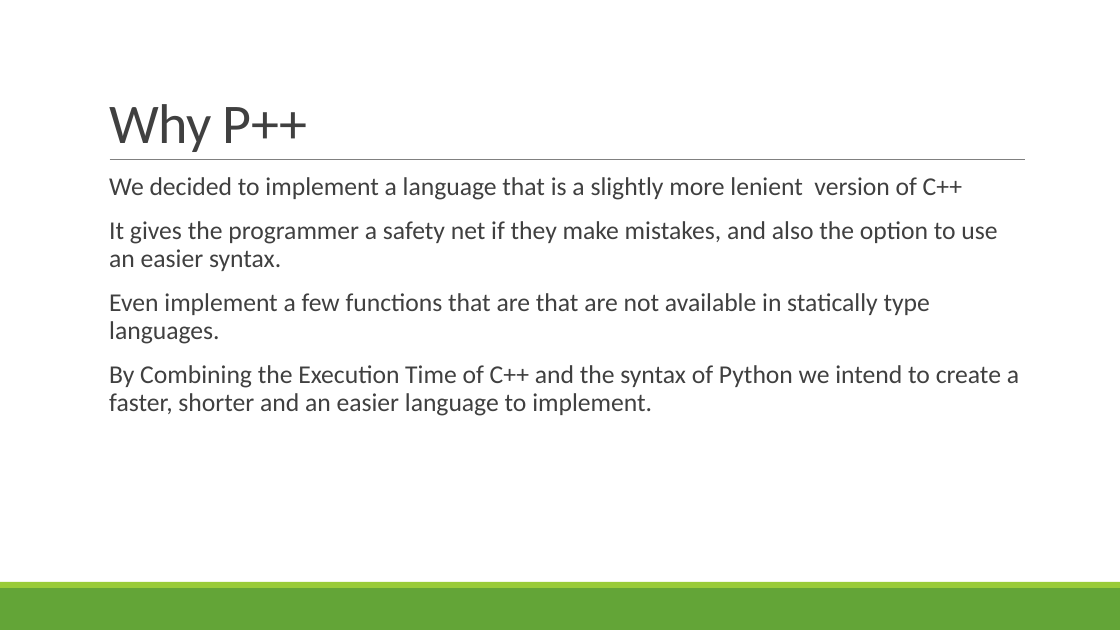
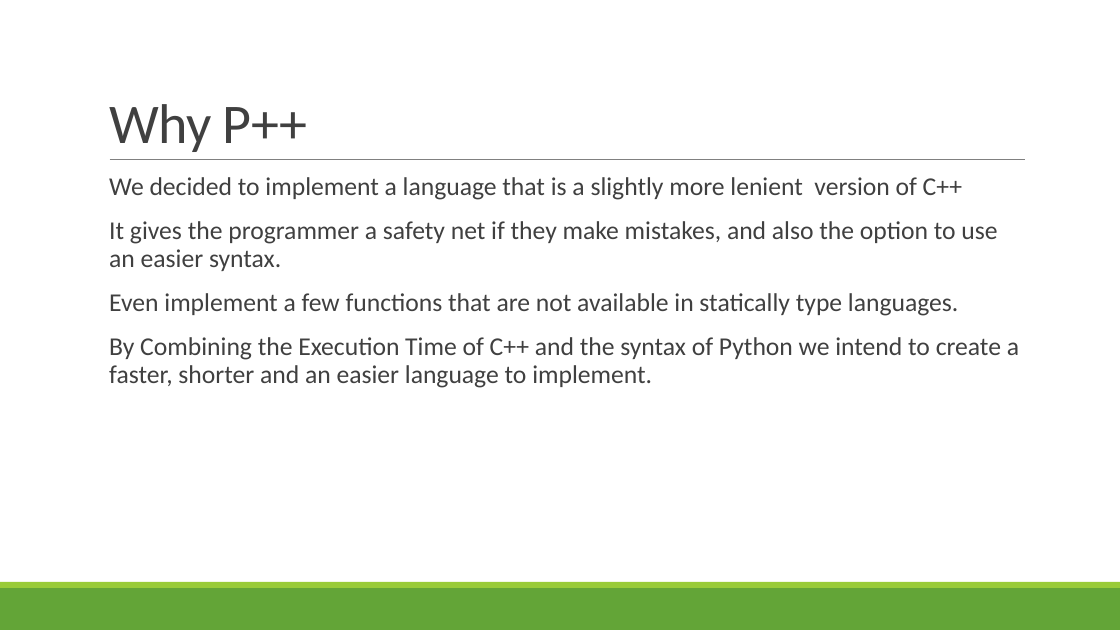
Before and after one commit to flo100500/p-, a slide deck: slide 2 of P++.pptx. Drawn at 1120x630 pixels with LibreOffice and Linux fonts; fonts in the diff are those of the drawing. Boxes give left, top, right and bottom in pixels: in the first picture for what was removed or moved away, otherwise in the second. Text is boxed around its words. In the diff, an @@ line names an element or a change of style, - is before the commit and + after.

```diff
--- a/P++.pptx
+++ b/P++.pptx
@@ text at (109, 293, 958, 316): text changed @@
-  Even implement a few functions that are that are not available in statically type languages.
+  Even implement a few functions that are not available in statically type languages.
```
Also in this commit, not shown: 4 other slides changed.
